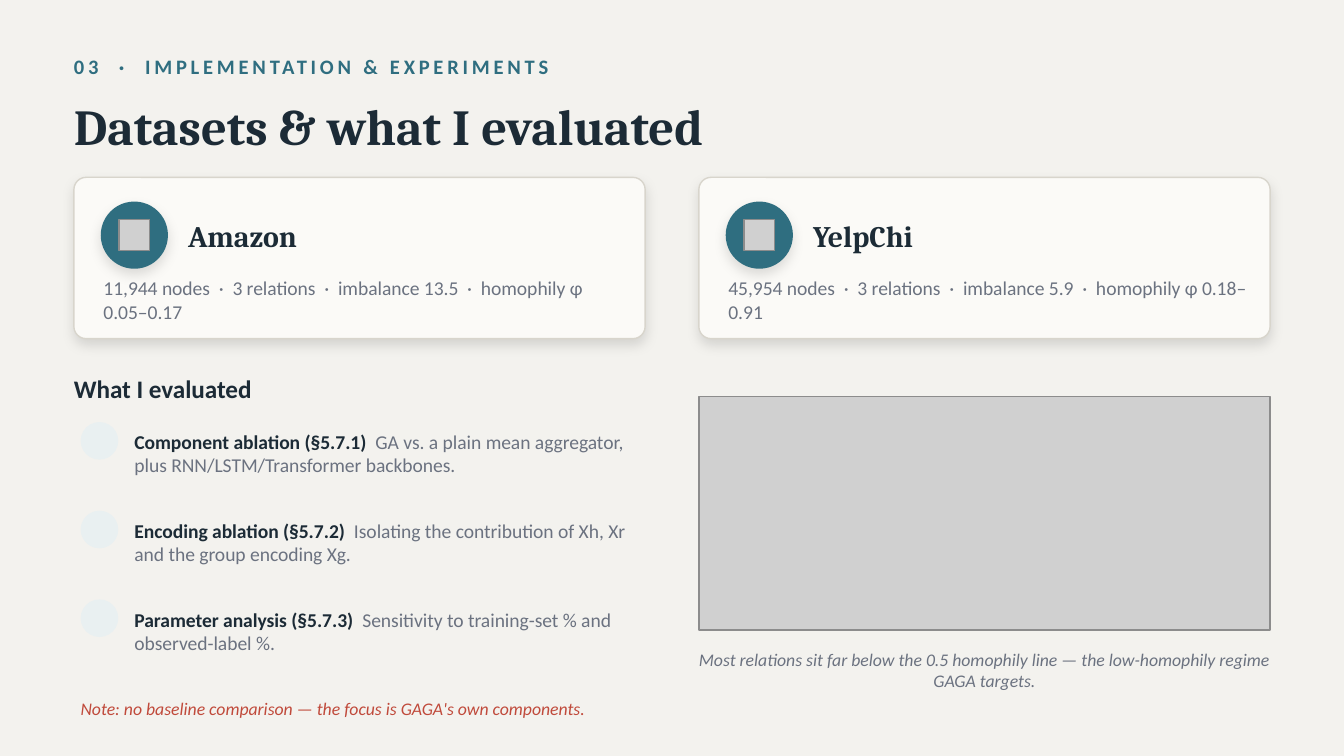
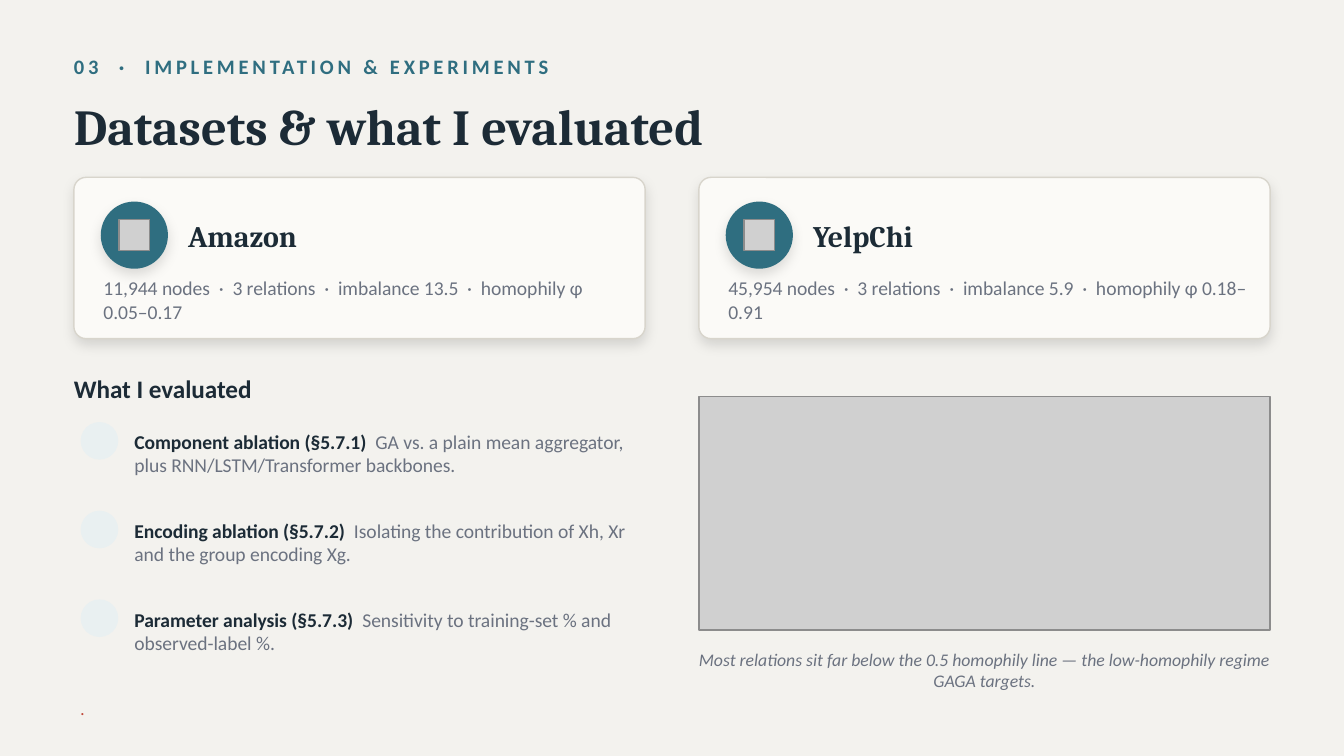
Before and after one commit to Nese2002/GAGA, a slide deck: slide 4 of GAGA_deck.pptx. Drawn at 1344x756 pixels with LibreOffice and Linux fonts; fonts in the diff are those of the drawing; grey boxes stand for pictures; background and template pictures are left out. Boxes give left, top, right and bottom in pixels: in the first picture for what was removed or moved away, otherwise in the second. Text is boxed around its words. In the diff, an @@ line names an element or a change of style, - is before the commit and + after.

```diff
--- a/GAGA_deck.pptx
+++ b/GAGA_deck.pptx
@@ text at (x1=81, y1=702, x2=585, y2=718): text changed @@
-Note: no baseline comparison — the focus is GAGA's own components.
+.
```
Also in this commit, not shown: 3 other slides changed, 22 other files.
